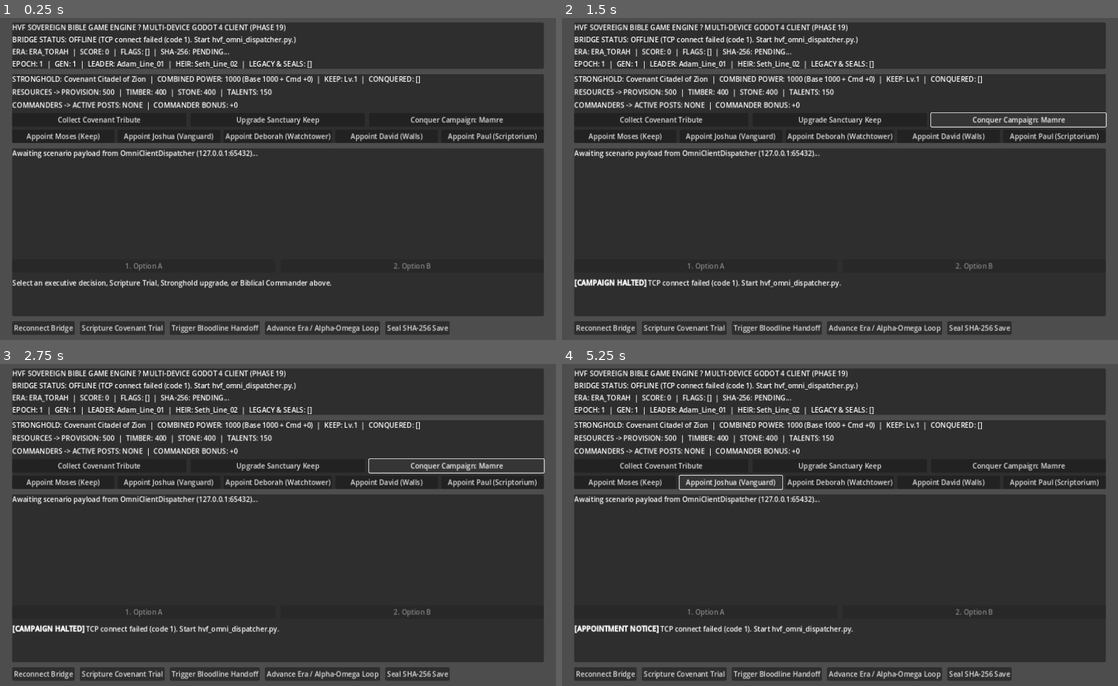
Above: before the commit, frames 1-4 (two rows, left to right).
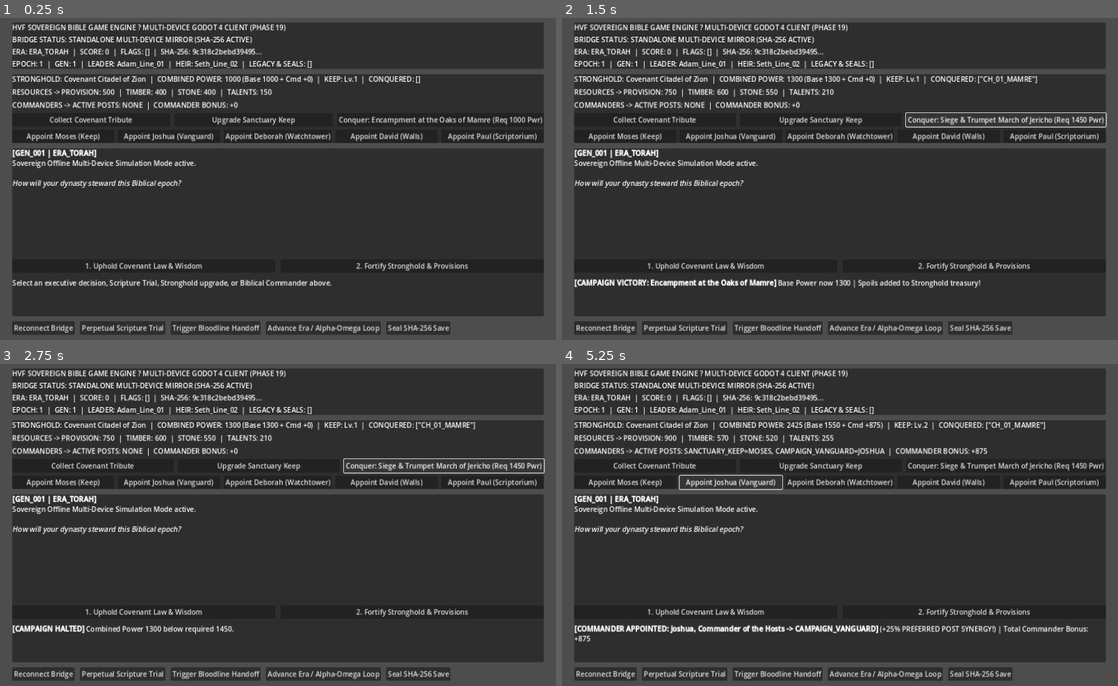
Above: after the commit, the same moments.

Repository: mrshumphrey3251-ai/hvf-bible-game-core
Game: Godot game, scene res://scenes/main.tscn
Two runs of this game, one before a commit and one after it. Both use one fixed random seed, a clock stepped at 60 frames per second and the inputs below.
Inputs:
- Up to frame 1 (0.25 s): no input
- Up to frame 2 (1.5 s): click "Reconnect Bridge" at 0.5 s; click "Conquer Campaign: Mamre" (after the commit: "Conquer: Encampment at the Oa…") at 1.25 s
- Up to frame 3 (2.75 s): click "Conquer Campaign: Mamre" (after the commit: "Conquer: Siege & Trumpet Marc…") at 2 s
- Up to frame 4 (5.25 s): click "Collect Covenant Tribute" at 2.75 s; click "Upgrade Sanctuary Keep" at 3.5 s; click "Appoint Moses (Keep)" at 4.25 s; click "Appoint Joshua (Vanguard)" at 5 s

The runs differ from the first frame. In frame 1, 4.0% of the frame differs, in the area x 2-98%, y 5-99%; in frame 2, 5.1%; in frame 3, 4.7%; in frame 4, 6.5%.

Commit message:
Phase 20: Add Multi-Device Offline Mirror (SHA-256) & PC/iOS/Android/Web export presets

Diff:
--- a/frontend_godot/scripts/omni_bridge_client.gd
+++ b/frontend_godot/scripts/omni_bridge_client.gd
@@ -56,6 +56,8 @@
 var cached_total_score: int = 0
 var cached_cmd_bonus: int = 0
 var next_campaign_id: String = "CH_01_MAMRE"
+var offline_mirror := SovereignOfflineMirror.new()
+var using_offline_mirror: bool = false
 
 func _ready() -> void:
 	connect_btn.pressed.connect(_on_connect_pressed)
@@ -82,7 +84,8 @@
 	var peer := StreamPeerTCP.new()
 	var err := peer.connect_to_host(host, port)
 	if err != OK:
-		return {"status": "ERROR", "error": "TCP connect failed (code %d). Start hvf_omni_dispatcher.py." % err}
+		using_offline_mirror = true
+		return offline_mirror.dispatch(payload)
 	var deadline := Time.get_ticks_msec() + 2000
 	while Time.get_ticks_msec() < deadline:
 		peer.poll()
@@ -91,7 +94,9 @@
 		OS.delay_msec(10)
 	if peer.get_status() != StreamPeerTCP.STATUS_CONNECTED:
 		peer.disconnect_from_host()
-		return {"status": "ERROR", "error": "Backend offline at %s:%d - launch hvf_omni_dispatcher.py." % [host, port]}
+		using_offline_mirror = true
+		return offline_mirror.dispatch(payload)
+	using_offline_mirror = false
 	var wire := JSON.stringify(payload) + "\n"
 	peer.put_data(wire.to_utf8_buffer())
 	var raw := ""
@@ -121,7 +126,7 @@
 		bridge_error.emit(err_msg)
 		return
 	var state: Dictionary = resp.get("state", {})
-	status_label.text = "BRIDGE STATUS: CONNECTED & VERIFIED (GODOT_4 -> %s:%d)" % [host, port]
+	status_label.text = "BRIDGE STATUS: STANDALONE MULTI-DEVICE MIRROR (SHA-256 ACTIVE)" if using_offline_mirror else ("BRIDGE STATUS: CONNECTED & VERIFIED (GODOT_4 -> %s:%d)" % [host, port])
 	_update_telemetry(state)
 	if resp.has("generals") and typeof(resp["generals"]) == TYPE_DICTIONARY:
 		_update_generals_telemetry(resp["generals"])
--- /dev/null
+++ b/frontend_godot/scripts/sovereign_offline_mirror.gd
@@ -0,0 +1,238 @@
+extends RefCounted
+class_name SovereignOfflineMirror
+
+const SAVE_PATH := "user://player_state.json"
+const ERAS := [
+	"ERA_TORAH", "ERA_HISTORY", "ERA_WISDOM",
+	"ERA_PROPHETS", "ERA_GOSPELS", "ERA_EPISTLES"
+]
+
+const GENERALS := {
+	"MOSES": {"name": "Moses, Shepherd & Lawgiver", "preferred_slot": "sanctuary_keep", "power": 320},
+	"JOSHUA": {"name": "Joshua, Commander of the Hosts", "preferred_slot": "campaign_vanguard", "power": 380},
+	"DEBORAH": {"name": "Deborah, Prophetess & Judge", "preferred_slot": "watchtower", "power": 310},
+	"DAVID": {"name": "David, Sovereign King of Zion", "preferred_slot": "rampart_walls", "power": 360},
+	"PAUL": {"name": "Paul, Apostle to the Nations", "preferred_slot": "scriptorium", "power": 340}
+}
+
+const CHAPTERS := [
+	{"chapter_id": "CH_01_MAMRE", "era": "ERA_TORAH", "title": "Encampment at the Oaks of Mamre", "required_power": 1000, "rewards": {"provision": 250, "timber": 200, "stone": 150, "talents": 60}},
+	{"chapter_id": "CH_02_JERICHO", "era": "ERA_HISTORY", "title": "Siege & Trumpet March of Jericho", "required_power": 1450, "rewards": {"provision": 350, "timber": 300, "stone": 350, "talents": 100}},
+	{"chapter_id": "CH_03_ZION_COURT", "era": "ERA_WISDOM", "title": "Royal Court & Cedars of Jerusalem", "required_power": 2000, "rewards": {"provision": 450, "timber": 500, "stone": 450, "talents": 160}},
+	{"chapter_id": "CH_04_CARMEL", "era": "ERA_PROPHETS", "title": "Altar Showdown on Mount Carmel", "required_power": 2700, "rewards": {"provision": 600, "timber": 550, "stone": 600, "talents": 220}},
+	{"chapter_id": "CH_05_CAPERNAUM", "era": "ERA_GOSPELS", "title": "Galilee Harbor & Kingdom Proclamation", "required_power": 3500, "rewards": {"provision": 800, "timber": 700, "stone": 750, "talents": 300}},
+	{"chapter_id": "CH_06_ANTIOCH_MISSION", "era": "ERA_EPISTLES", "title": "Antioch Sending & Mediterranean Network", "required_power": 4500, "rewards": {"provision": 1100, "timber": 950, "stone": 1000, "talents": 450}}
+]
+
+var state: Dictionary = {}
+var stronghold: Dictionary = {}
+var assignments: Dictionary = {}
+var trial_cursor: int = 0
+
+func _init() -> void:
+	_reset_defaults()
+	load_sealed_save()
+
+func _reset_defaults() -> void:
+	state = {
+		"current_era": "ERA_TORAH",
+		"total_score": 0,
+		"active_flags": [],
+		"bloodline": {
+			"epoch_number": 1,
+			"generation_number": 1,
+			"current_leader": "Adam_Line_01",
+			"designated_heir": "Seth_Line_02",
+			"current_era": "ERA_TORAH",
+			"legacy_traits": []
+		}
+	}
+	stronghold = {
+		"stronghold_name": "Covenant Citadel of Zion",
+		"resources": {"provision": 500, "timber": 400, "stone": 400, "talents": 150},
+		"buildings": {
+			"sanctuary_keep": {"name": "Sanctuary Keep", "level": 1, "base_power": 250},
+			"scriptorium": {"name": "Royal Scriptorium", "level": 1, "base_power": 180},
+			"granary": {"name": "Covenant Granary", "level": 1, "base_power": 160},
+			"watchtower": {"name": "Prophetic Watchtower", "level": 1, "base_power": 190},
+			"rampart_walls": {"name": "Sovereign Rampart Walls", "level": 1, "base_power": 220}
+		},
+		"conquered_chapters": []
+	}
+	assignments = {}
+	state["sha256_seal"] = _compute_sha256(JSON.stringify(state))
+
+func _compute_sha256(text: String) -> String:
+	var ctx := HashingContext.new()
+	ctx.start(HashingContext.HASH_SHA256)
+	ctx.update(text.to_utf8_buffer())
+	return ctx.finish().hex_encode()
+
+func _calc_base_power() -> int:
+	var pwr := 0
+	var blds: Dictionary = stronghold.get("buildings", {})
+	for k in blds.keys():
+		pwr += int(blds[k].get("base_power", 100)) * int(blds[k].get("level", 1))
+	pwr += stronghold.get("conquered_chapters", []).size() * 300
+	return pwr
+
+func _calc_cmd_bonus() -> int:
+	var bonus := 0
+	for slot in assignments.keys():
+		var gid: String = str(assignments[slot])
+		if GENERALS.has(gid):
+			var p := int(GENERALS[gid]["power"])
+			if slot == str(GENERALS[gid]["preferred_slot"]):
+				p = int(round(p * 1.25))
+			bonus += p
+	return bonus
+
+func _stronghold_snapshot() -> Dictionary:
+	var base_pwr := _calc_base_power()
+	var cmd_bonus := _calc_cmd_bonus()
+	return {
+		"stronghold_name": stronghold.get("stronghold_name", "Covenant Citadel of Zion"),
+		"dynasty_power": base_pwr,
+		"commander_power_bonus": cmd_bonus,
+		"total_combined_power": base_pwr + cmd_bonus,
+		"resources": stronghold.get("resources", {}).duplicate(true),
+		"buildings": stronghold.get("buildings", {}).duplicate(true),
+		"conquered_chapters": stronghold.get("conquered_chapters", []).duplicate(),
+		"available_chapters": CHAPTERS
+	}
+
+func _generals_snapshot() -> Dictionary:
+	return {
+		"assignments": assignments.duplicate(),
+		"total_command_power_bonus": _calc_cmd_bonus()
+	}
+
+func save_sealed_save() -> void:
+	var payload := {"state": state, "stronghold": stronghold, "assignments": assignments}
+	var raw_json := JSON.stringify(payload)
+	var sig := _compute_sha256(raw_json)
+	state["sha256_seal"] = sig
+	var envelope := {"data": payload, "signature": sig}
+	var f := FileAccess.open(SAVE_PATH, FileAccess.WRITE)
+	if f:
+		f.store_string(JSON.stringify(envelope))
+		f.close()
+
+func load_sealed_save() -> bool:
+	if not FileAccess.file_exists(SAVE_PATH):
+		return false
+	var f := FileAccess.open(SAVE_PATH, FileAccess.READ)
+	if not f:
+		return false
+	var txt := f.get_as_text()
+	f.close()
+	var parsed = JSON.parse_string(txt)
+	if typeof(parsed) != TYPE_DICTIONARY or not parsed.has("data") or not parsed.has("signature"):
+		return false
+	var data_dict: Dictionary = parsed["data"]
+	var expected_sig := _compute_sha256(JSON.stringify(data_dict))
+	if expected_sig != str(parsed["signature"]):
+		return false
+	if data_dict.has("state"):
+		state = data_dict["state"]
+	if data_dict.has("stronghold"):
+		stronghold = data_dict["stronghold"]
+	if data_dict.has("assignments"):
+		assignments = data_dict["assignments"]
+	return true
+
+func dispatch(req: Dictionary) -> Dictionary:
+	var action := str(req.get("action", "")).to_upper()
+	if action == "HANDSHAKE":
+		return {"status": "CONNECTED", "auth": "OFFLINE_MIRROR_VERIFIED", "state": state, "stronghold": _stronghold_snapshot(), "generals": _generals_snapshot()}
+	if action == "GET_STATE":
+		return {"status": "OK", "state": state, "stronghold": _stronghold_snapshot(), "generals": _generals_snapshot()}
+	if action == "SAVE_STATE":
+		save_sealed_save()
+		return {"status": "SAVED", "state": state, "stronghold": _stronghold_snapshot(), "generals": _generals_snapshot()}
+	if action == "GET_STRONGHOLD":
+		return {"status": "OK", "stronghold": _stronghold_snapshot(), "generals": _generals_snapshot()}
+	if action == "GET_GENERALS":
+		return {"status": "OK", "generals": _generals_snapshot()}
+	if action == "APPOINT_GENERAL":
+		var gid := str(req.get("general_id", "")).to_upper()
+		var slot := str(req.get("slot", "")).to_lower()
+		if not GENERALS.has(gid):
+			return {"status": "ERROR", "message": "Unknown general: " + gid}
+		for s in assignments.keys():
+			if assignments[s] == gid:
+				assignments.erase(s)
+		assignments[slot] = gid
+		var meta: Dictionary = GENERALS[gid]
+		var syn := (slot == str(meta["preferred_slot"]))
+		return {"status": "OK", "general_name": meta["name"], "specialty_synergy": syn, "command_power_bonus": _calc_cmd_bonus(), "generals": _generals_snapshot(), "stronghold": _stronghold_snapshot()}
+	if action == "COLLECT_TRIBUTE":
+		var res: Dictionary = stronghold["resources"]
+		var gained := {"provision": 150, "timber": 120, "stone": 120, "talents": 45}
+		for k in gained.keys():
+			res[k] = int(res.get(k, 0)) + int(gained[k])
+		return {"status": "OK", "gained": gained, "stronghold": _stronghold_snapshot()}
+	if action == "UPGRADE_BUILDING":
+		var bid := str(req.get("building_id", "sanctuary_keep"))
+		var blds: Dictionary = stronghold["buildings"]
+		var lvl := int(blds[bid]["level"])
+		var cost := int(round(150 * (1.0 + (lvl - 1) * 0.45)))
+		var res: Dictionary = stronghold["resources"]
+		if int(res.get("stone", 0)) < cost or int(res.get("timber", 0)) < cost:
+			return {"status": "ERROR", "message": "Insufficient Stone/Timber (need %d). Collect Covenant Tribute first." % cost}
+		res["stone"] = int(res["stone"]) - cost
+		res["timber"] = int(res["timber"]) - cost
+		blds[bid]["level"] = lvl + 1
+		return {"status": "OK", "new_level": lvl + 1, "stronghold": _stronghold_snapshot()}
+	if action == "CONQUER_CAMPAIGN_CHAPTER":
+		var cid := str(req.get("chapter_id", "CH_01_MAMRE"))
+		var conquered: Array = stronghold["conquered_chapters"]
+		if conquered.has(cid):
+			return {"status": "ERROR", "message": "Chapter already conquered."}
+		for ch in CHAPTERS:
+			if ch["chapter_id"] == cid:
+				var pwr := _calc_base_power() + _calc_cmd_bonus()
+				if pwr < int(ch["required_power"]):
+					return {"status": "ERROR", "message": "Combined Power %d below required %d." % [pwr, int(ch["required_power"])]}
+				conquered.append(cid)
+				var rw: Dictionary = ch["rewards"]
+				var res: Dictionary = stronghold["resources"]
+				for rk in rw.keys():
+					res[rk] = int(res.get(rk, 0)) + int(rw[rk])
+				return {"status": "OK", "conquered": ch, "stronghold": _stronghold_snapshot()}
+		return {"status": "ERROR", "message": "Unknown chapter: " + cid}
+	if action == "GET_BLOODLINE":
+		return {"status": "OK", "bloodline": state["bloodline"]}
+	if action == "TRIGGER_HANDOFF":
+		var bl: Dictionary = state["bloodline"]
+		bl["generation_number"] = int(bl["generation_number"]) + 1
+		bl["current_leader"] = str(req.get("next_heir", "Heir_Next"))
+		return {"status": "OK", "transition_type": "COVENANT_SUCCESSION", "bloodline": bl, "state": state}
+	if action == "ADVANCE_ERA_LOOP":
+		var cur := str(state.get("current_era", "ERA_TORAH"))
+		var idx := ERAS.find(cur)
+		var looped := false
+		var next_era := ERAS[0]
+		if idx >= 0 and idx < ERAS.size() - 1:
+			next_era = ERAS[idx + 1]
+		else:
+			looped = true
+			state["bloodline"]["epoch_number"] = int(state["bloodline"]["epoch_number"]) + 1
+		state["current_era"] = next_era
+		state["bloodline"]["current_era"] = next_era
+		return {"status": "OK", "alpha_omega_loop_triggered": looped, "bloodline": state["bloodline"], "state": state}
+	if action == "GET_SCENARIO":
+		var sid := str(req.get("scenario_id", "GEN_001"))
+		return {"status": "OK", "scenario": {"id": sid, "era": state["current_era"], "context": "Sovereign Offline Multi-Device Simulation Mode active.", "prompt": "How will your dynasty steward this Biblical epoch?", "options": [{"text": "Uphold Covenant Law & Wisdom"}, {"text": "Fortify Stronghold & Provisions"}]}}
+	if action == "RESOLVE_DECISION":
+		state["total_score"] = int(state["total_score"]) + 25
+		return {"status": "OK", "outcome": {"text": "Covenant stewardship honored (+25 Wisdom Score).", "flag": "COVENANT_FAITHFUL"}, "state": state}
+	if action == "GET_PERPETUAL_TRIAL":
+		trial_cursor += 1
+		return {"status": "OK", "trial_token": "OFFLINE_%d" % trial_cursor, "trial": {"tier_label": "TIER_1", "era": state["current_era"], "reference": "Joshua 1:8", "prompt": "What is promised when the Book of the Law does not depart from your mouth and you meditate on it day and night?", "options": ["You will make your way prosperous and have good success", "You will never face any trials", "You may ignore the elders", "You no longer need wisdom"]}}
+	if action == "SUBMIT_PERPETUAL_TRIAL":
+		var correct := (int(req.get("answer_index", -1)) == 0)
+		if correct:
+			state["total_score"] = int(state["total_score"]) + 50
+		return {"status": "OK", "correct": correct, "reference": "Joshua 1:8", "next_tier_label": "TIER_2", "explanation": "Joshua 1:8 anchors leadership prosperity in faithful obedience to Scripture.", "state": state}
+	return {"status": "ERROR", "message": "Unsupported offline action: " + action}
Not shown, added: frontend_godot/export_presets.cfg
Not shown, added: docs/MULTI_PLATFORM_DEPLOYMENT_SPEC.md
